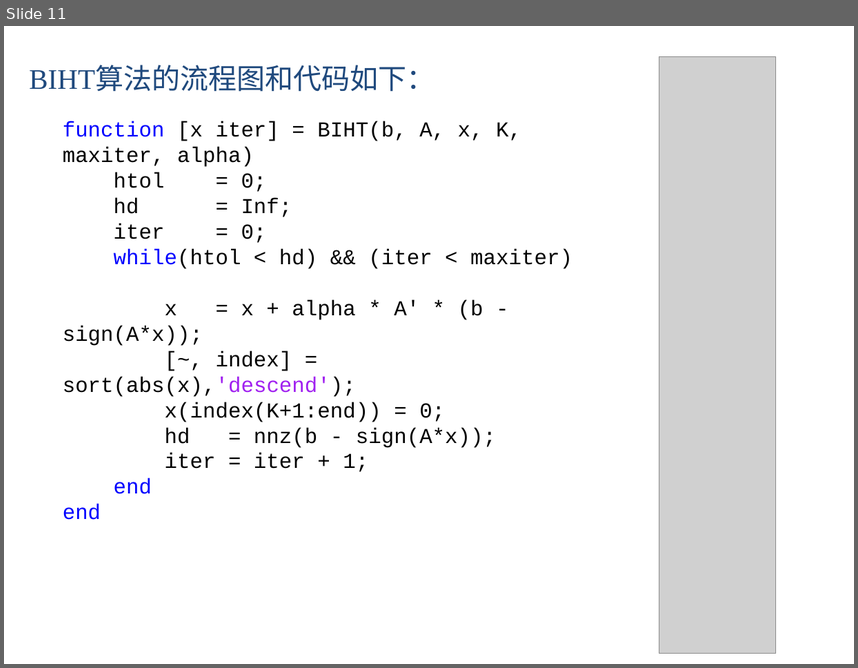
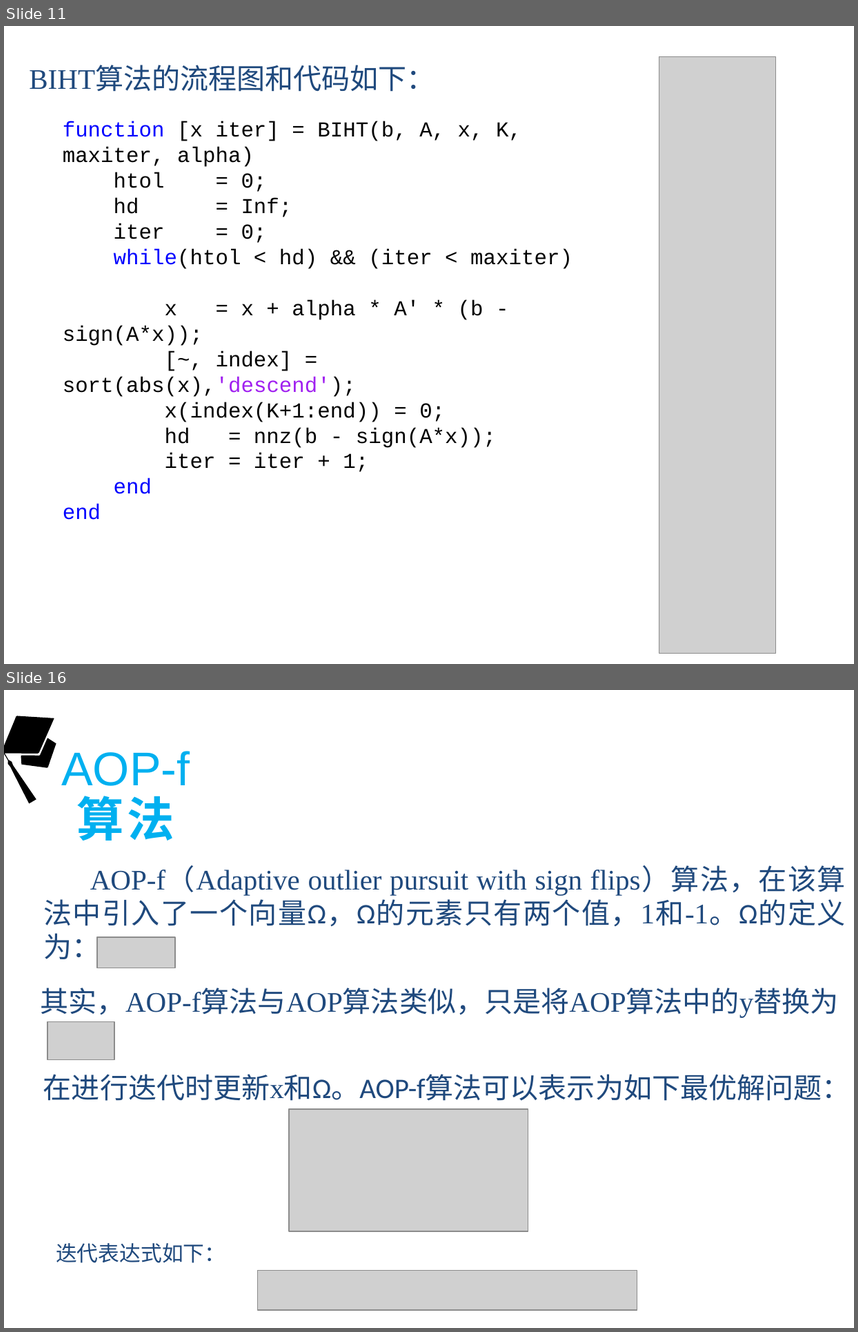
Before and after one commit to cyq7on/MyPaper_Xhu, a slide deck: 答辩.pptx. Shown one above the other, each under a label of ours: slide 11 before the commit, slides 11 and 16 after it; the slides between them are not shown. The pictures are 858x668 and 858x1332 pixels, drawn with LibreOffice and Linux fonts; fonts in the diff are those of the drawing; grey boxes stand for pictures; background and template pictures are left out. Boxes give left, top, right and bottom in pixels: in the first picture for what was removed or moved away, otherwise in the second. Text is boxed around its words. In the diff, an @@ line names an element or a change of style, - is before the commit and + after.

```diff
--- a/答辩.pptx
+++ b/答辩.pptx
@@ slide 16 added at (4,690,854,1328), background picture (left out) @@
@@ freeform shape added at (4,700,85,803), fill #000000 @@
@@ freeform shape added at (16,736,65,778), fill #000000 @@
@@ text added at (61,751,190,786), 40 pt, text #00B0F0 @@
+AOP-f算法
@@ text added at (43,867,846,927), 24 pt, text #1F497D @@
+AOP-f（Adaptive outlier pursuit with sign flips）算法，在该算法中引入了一个向量Ω，Ω的元素只有两个值，1和-1。Ω的定义为：
@@ picture added at (98,938,176,968) @@
@@ text added at (41,987,839,1018), 24 pt, text #1F497D @@
+其实，AOP-f算法与AOP算法类似，只是将AOP算法中的y替换为
@@ picture added at (47,1021,114,1060) @@
@@ text added at (43,1074,851,1101), 24 pt, text #1F497D @@
+在进行迭代时更新x和Ω。AOP-f算法可以表示为如下最优解问题：
@@ picture added at (289,1109,528,1232) @@
@@ text added at (56,1243,225,1263), 18 pt, text #1F497D @@
+迭代表达式如下：
@@ picture added at (257,1270,637,1310) @@
```
Also in this commit, not shown: 5 slides changed, 6 other slides added, 1 other file.
